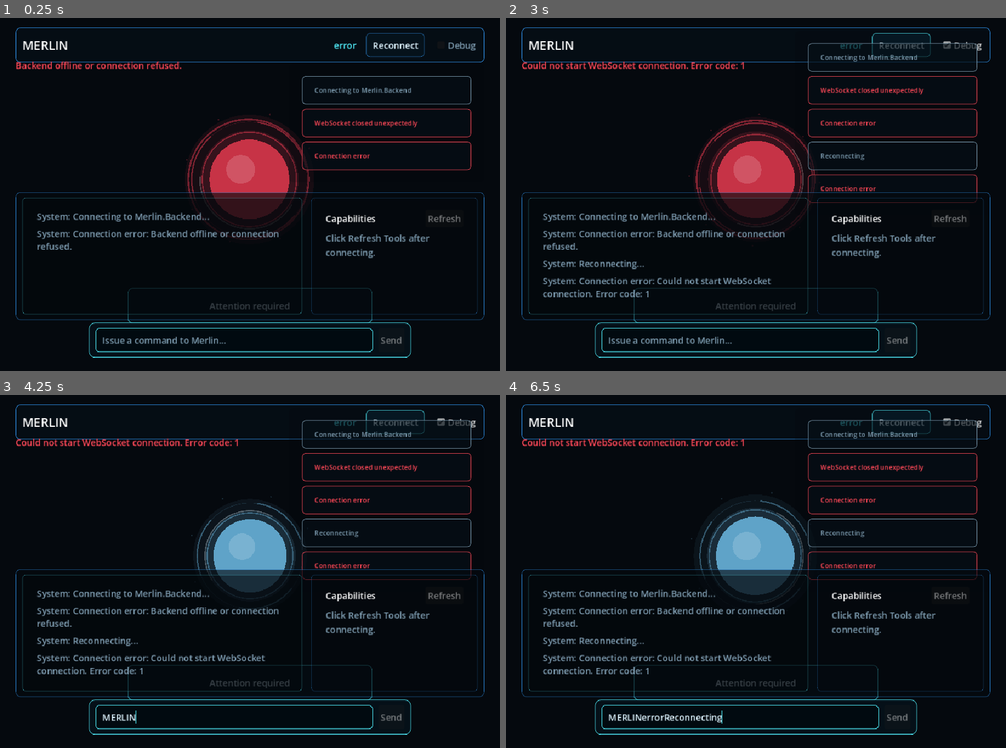
Above: before the commit, frames 1-4 (two rows, left to right).
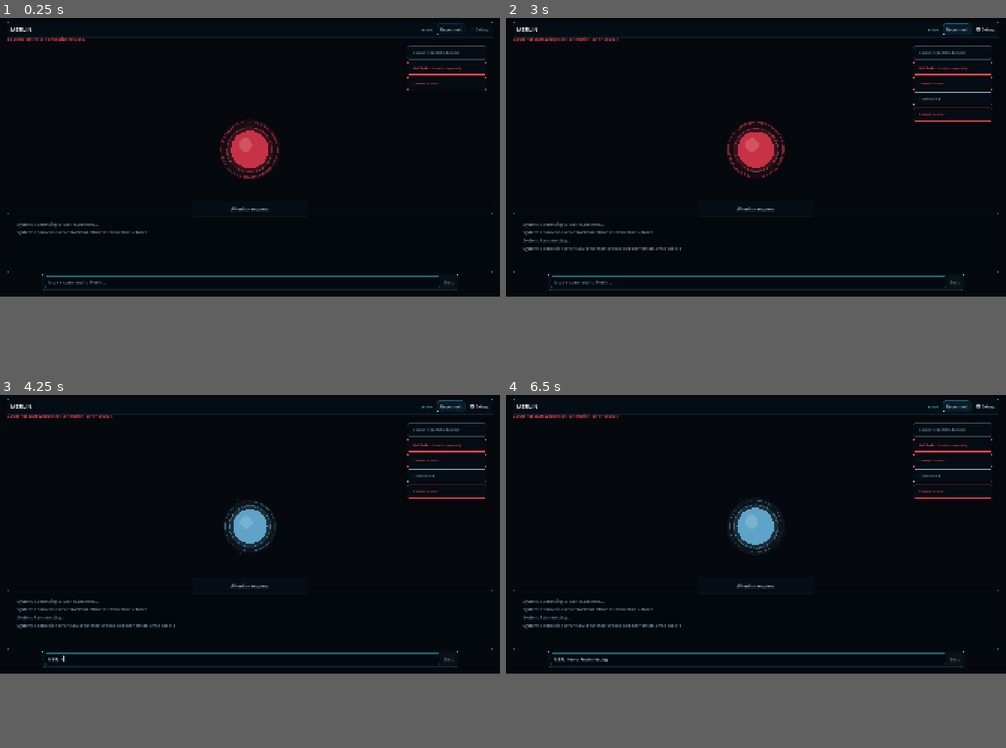
Above: after the commit, the same moments.

Repository: JarnoGerrets/merlin
Game: Godot game, scene res://Main.tscn
The game is run twice, just before and just after one commit, with the same random seed, the same clock (stepped at 60 frames per second) and the same inputs.
Inputs:
- Up to frame 1 (0.25 s): no input
- Up to frame 2 (3 s): click "Debug" at 0.5 s; click "Debug" at 1.25 s; click "Debug" at 2 s; click "Reconnect" at 2.75 s
- Up to frame 3 (4.25 s): type "MERLIN" at 3.5 s
- Up to frame 4 (6.5 s): type "error" at 4.25 s; type "Reconnecting" at 5 s
In our replay, the window is 800x569 before the commit and 800x450 after it. These sizes can differ from the game's own. Grey fills any space a smaller window leaves; there, only what the larger window draws over its background counts as a difference.

The runs differ from the first frame. In frame 1, 12% of the frame differs, in the area x 1-99%, y 1-97%; in frame 2, 14%; in frame 3, 13%; in frame 4, 14%.

Commit message:
ui save before big change

Diff:
--- a/Merlin.Frontend/Main.tscn
+++ b/Merlin.Frontend/Main.tscn
@@ -174,44 +174,6 @@
 layout_mode = 2
 text = "Merlin is processing..."
 
-[node name="ToolsPanel" type="PanelContainer" parent="ChatPanel/Content"]
-custom_minimum_size = Vector2(300, 0)
-layout_mode = 2
-
-[node name="ToolsMargin" type="MarginContainer" parent="ChatPanel/Content/ToolsPanel"]
-layout_mode = 2
-theme_override_constants/margin_left = 14
-theme_override_constants/margin_top = 12
-theme_override_constants/margin_right = 14
-theme_override_constants/margin_bottom = 12
-
-[node name="ToolsLayout" type="VBoxContainer" parent="ChatPanel/Content/ToolsPanel/ToolsMargin"]
-layout_mode = 2
-theme_override_constants/separation = 8
-
-[node name="ToolsHeader" type="HBoxContainer" parent="ChatPanel/Content/ToolsPanel/ToolsMargin/ToolsLayout"]
-layout_mode = 2
-theme_override_constants/separation = 8
-
-[node name="ToolsTitleLabel" type="Label" parent="ChatPanel/Content/ToolsPanel/ToolsMargin/ToolsLayout/ToolsHeader"]
-layout_mode = 2
-size_flags_horizontal = 3
-text = "Capabilities"
-
-[node name="RefreshToolsButton" type="Button" parent="ChatPanel/Content/ToolsPanel/ToolsMargin/ToolsLayout/ToolsHeader"]
-layout_mode = 2
-text = "Refresh"
-
-[node name="ToolsScroll" type="ScrollContainer" parent="ChatPanel/Content/ToolsPanel/ToolsMargin/ToolsLayout"]
-layout_mode = 2
-size_flags_vertical = 3
-horizontal_scroll_mode = 0
-
-[node name="ToolsList" type="VBoxContainer" parent="ChatPanel/Content/ToolsPanel/ToolsMargin/ToolsLayout/ToolsScroll"]
-layout_mode = 2
-size_flags_horizontal = 3
-theme_override_constants/separation = 8
-
 [node name="CommandInput" type="PanelContainer" parent="."]
 layout_mode = 1
 anchors_preset = 12
--- a/Merlin.Frontend/Scripts/Main.gd
+++ b/Merlin.Frontend/Scripts/Main.gd
@@ -44,9 +44,6 @@
 @onready var message_scroll: ScrollContainer = $ChatPanel/Content/ChatColumn/HistoryPanel/HistoryMargin/MessageScroll
 @onready var message_list: VBoxContainer = $ChatPanel/Content/ChatColumn/HistoryPanel/HistoryMargin/MessageScroll/MessageList
 @onready var thinking_label: Label = $ChatPanel/Content/ChatColumn/ThinkingLabel
-@onready var tools_panel: PanelContainer = $ChatPanel/Content/ToolsPanel
-@onready var refresh_tools_button: Button = $ChatPanel/Content/ToolsPanel/ToolsMargin/ToolsLayout/ToolsHeader/RefreshToolsButton
-@onready var tools_list: VBoxContainer = $ChatPanel/Content/ToolsPanel/ToolsMargin/ToolsLayout/ToolsScroll/ToolsList
 @onready var command_input_panel: PanelContainer = $CommandInput
 @onready var message_input: LineEdit = $CommandInput/InputRow/MessageInput
 @onready var send_button: Button = $CommandInput/InputRow/SendButton
@@ -66,7 +63,6 @@
 	error_label.focus_mode = Control.FOCUS_NONE
 	send_button.pressed.connect(_on_send_pressed)
 	reconnect_button.pressed.connect(_on_reconnect_pressed)
-	refresh_tools_button.pressed.connect(_on_refresh_tools_pressed)
 	show_debug_check_box.toggled.connect(_on_show_debug_check_box_toggled)
 	message_input.text_submitted.connect(_on_message_submitted)
 
@@ -78,7 +74,6 @@
 	_add_system_message("Connecting to Merlin.Backend...")
 	_add_notification("Connecting to Merlin.Backend", "system")
 	_update_pending_state()
-	_set_tools_placeholder("Click Refresh Tools after connecting.")
 	web_socket_client.connect_to_backend()
 	_focus_message_input()
 
@@ -102,9 +97,6 @@
 	_send_current_message()
 	_focus_message_input()
 
-
-func _on_refresh_tools_pressed() -> void:
-	_send_backend_message("list tools", false)
 
 
 func _send_current_message() -> void:
@@ -240,12 +232,10 @@
 	notification_panel.add_theme_stylebox_override("panel", _panel_style(Color(0.01, 0.025, 0.04, 0.18), Color(0, 0, 0, 0), 0.0, 8))
 	chat_panel.add_theme_stylebox_override("panel", _panel_style(COLOR_PANEL_DARK, Color(COLOR_BLUE.r, COLOR_BLUE.g, COLOR_BLUE.b, 0.45), 1.0, 8))
 	history_panel.add_theme_stylebox_override("panel", _panel_style(Color(0.01, 0.025, 0.04, 0.36), Color(COLOR_CYAN.r, COLOR_CYAN.g, COLOR_CYAN.b, 0.28), 1.0, 6))
-	tools_panel.add_theme_stylebox_override("panel", _panel_style(Color(0.01, 0.025, 0.04, 0.28), Color(COLOR_BLUE.r, COLOR_BLUE.g, COLOR_BLUE.b, 0.25), 1.0, 6))
 	command_input_panel.add_theme_stylebox_override("panel", _panel_style(Color(0.02, 0.08, 0.12, 0.64), COLOR_CYAN, 1.0, 10))
 
 	_style_button(send_button)
 	_style_button(reconnect_button)
-	_style_button(refresh_tools_button)
 	_style_line_edit(message_input)
 
 	connection_state_label.add_theme_color_override("font_color", COLOR_CYAN)
@@ -413,11 +403,6 @@
 	if success:
 		await _add_typed_chat_line("Merlin", _format_success_response(message, available_tools, diagnostics, confirmation), debug_text, _response_kind(response, success, response_type))
 		_clear_error()
-		if typeof(available_tools) == TYPE_ARRAY:
-			_render_tools(available_tools)
-			_add_notification("Capabilities refreshed", "system")
-		elif _is_tool_execution_response(response):
-			_add_notification(message, "assistant")
 	else:
 		var formatted_error := _format_error_response(error_code, message)
 		if typeof(confirmation) == TYPE_DICTIONARY:
@@ -436,7 +421,7 @@
 		else:
 			await _add_typed_chat_line("Error", formatted_error, debug_text, "error")
 			_add_notification("Error", "error")
-			_show_error(formatted_error)
+			_clear_error()
 
 	_settle_orb_after_response()
 	_focus_message_input()
@@ -721,7 +706,6 @@
 func _update_send_button() -> void:
 	var connected := web_socket_client.is_backend_connected()
 	send_button.disabled = not connected
-	refresh_tools_button.disabled = not connected
 	reconnect_button.disabled = web_socket_client.get_connection_state() == "connecting"
 
 
@@ -752,57 +736,6 @@
 func _clear_error() -> void:
 	error_label.text = ""
 	error_label.visible = false
-
-
-func _render_tools(available_tools: Array) -> void:
-	_clear_children(tools_list)
-
-	for tool in available_tools:
-		if typeof(tool) != TYPE_DICTIONARY:
-			continue
-
-		var tool_box := VBoxContainer.new()
-		tool_box.size_flags_horizontal = Control.SIZE_EXPAND_FILL
-		tool_box.add_theme_constant_override("separation", 3)
-
-		var name_label := Label.new()
-		name_label.text = str(tool.get("name", "Unnamed Tool"))
-		name_label.autowrap_mode = TextServer.AUTOWRAP_WORD_SMART
-		name_label.add_theme_font_size_override("font_size", 16)
-		name_label.add_theme_color_override("font_color", COLOR_CYAN)
-		tool_box.add_child(name_label)
-
-		var description_label := Label.new()
-		description_label.text = str(tool.get("description", ""))
-		description_label.autowrap_mode = TextServer.AUTOWRAP_WORD_SMART
-		description_label.add_theme_color_override("font_color", COLOR_WHITE)
-		tool_box.add_child(description_label)
-
-		var examples = tool.get("examples", [])
-		if typeof(examples) == TYPE_ARRAY and not examples.is_empty():
-			var examples_label := Label.new()
-			examples_label.text = "Examples: %s" % _join_values(examples, ", ")
-			examples_label.autowrap_mode = TextServer.AUTOWRAP_WORD_SMART
-			examples_label.add_theme_font_size_override("font_size", 12)
-			examples_label.add_theme_color_override("font_color", COLOR_MUTED)
-			tool_box.add_child(examples_label)
-
-		tools_list.add_child(tool_box)
-
-
-func _set_tools_placeholder(message: String) -> void:
-	_clear_children(tools_list)
-	var label := Label.new()
-	label.autowrap_mode = TextServer.AUTOWRAP_WORD_SMART
-	label.text = message
-	label.add_theme_color_override("font_color", COLOR_MUTED)
-	tools_list.add_child(label)
-
-
-func _clear_children(node: Node) -> void:
-	for child in node.get_children():
-		child.queue_free()
-
 
 func _on_show_debug_check_box_toggled(enabled: bool) -> void:
 	_set_debug_labels_visible(message_list, enabled)
--- a/Merlin.Frontend/project.godot
+++ b/Merlin.Frontend/project.godot
@@ -21,8 +21,9 @@
 
 [display]
 
-window/size/viewport_width=900
-window/size/viewport_height=640
+window/size/viewport_width=1920
+window/size/viewport_height=1080
+window/size/mode=2
 window/stretch/mode="canvas_items"
 
 [rendering]
Not shown, added: mnt/data/a_high_tech_sci_fi_ui_concept_image_promotional.png
